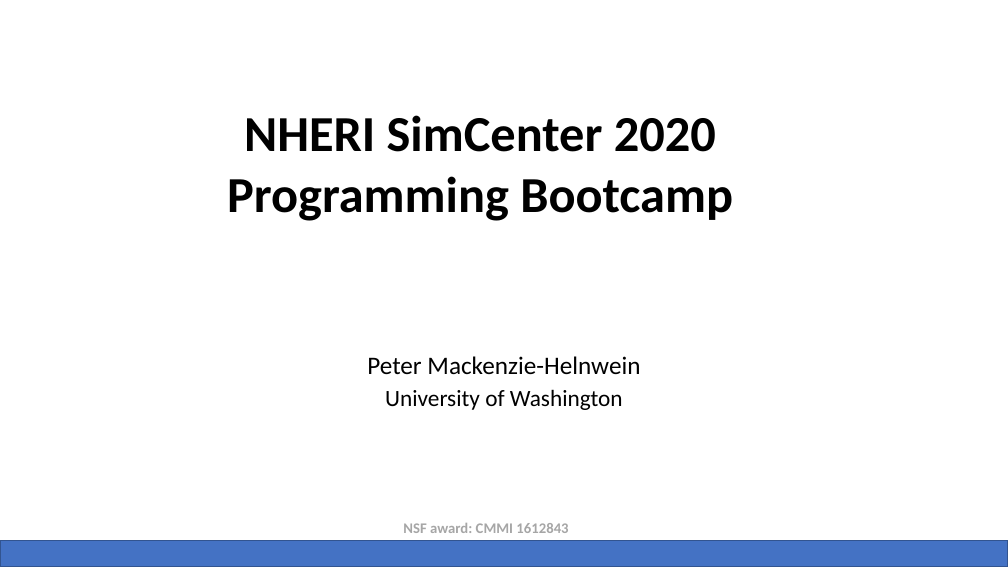
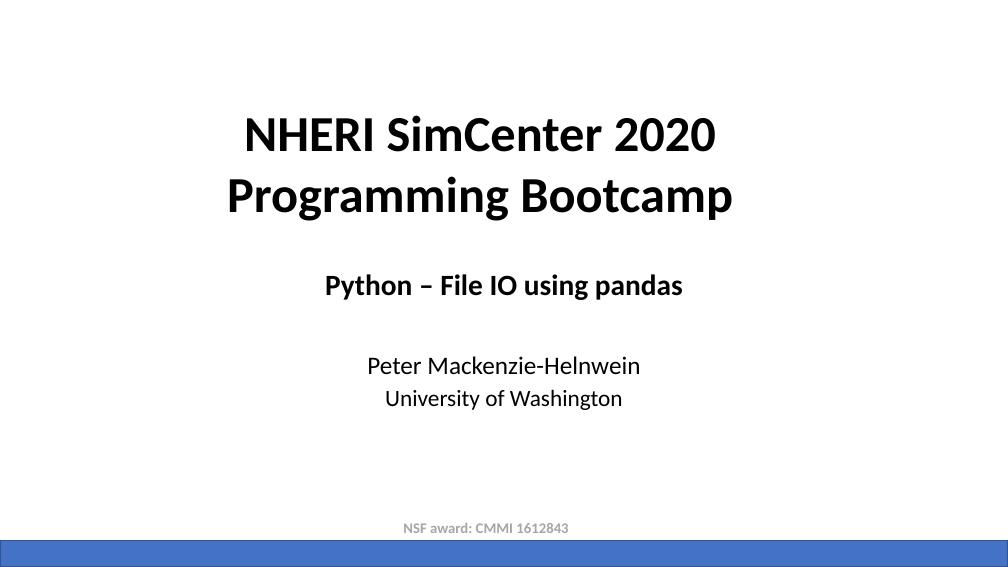
Before and after one commit to NHERI-SimCenter/SimCenterBootcamp2020, a slide deck: slide 24 of presentations/SimCenter Bootcamp Python.pptx (slide 30 before the commit). Drawn at 1008x567 pixels with LibreOffice and Linux fonts; fonts in the diff are those of the drawing; background and template pictures are left out. Boxes give left, top, right and bottom in pixels: in the first picture for what was removed or moved away, otherwise in the second. Text is boxed around its words. In the diff, an @@ line names an element or a change of style, - is before the commit and + after.

```diff
--- a/presentations/SimCenter Bootcamp Python.pptx
+++ b/presentations/SimCenter Bootcamp Python.pptx
@@ subtitle added at (x1=325, y1=274, x2=683, y2=300), 28 pt, text #000000, bold @@
+Python – File IO using pandas
```
Also in this commit, not shown: 14 other slides changed, 9 slides added, 11 other files.
